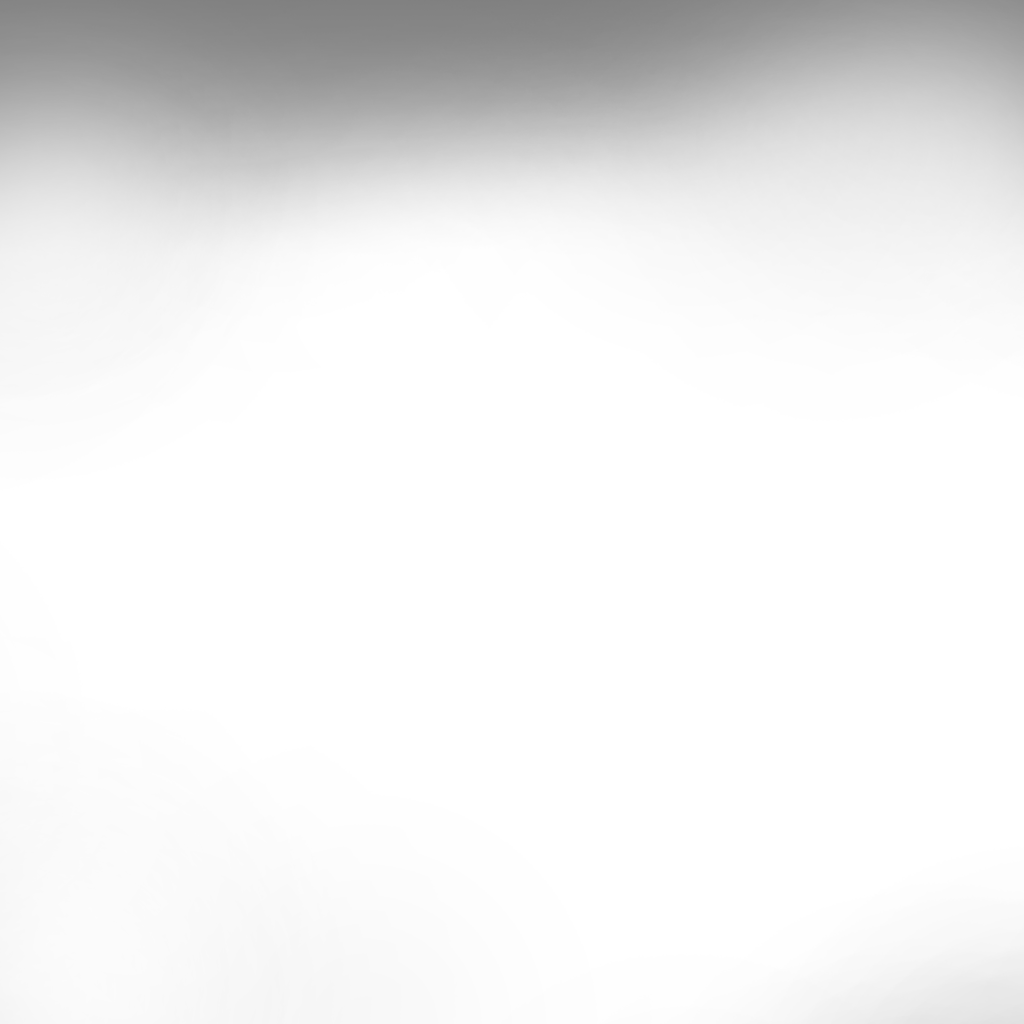
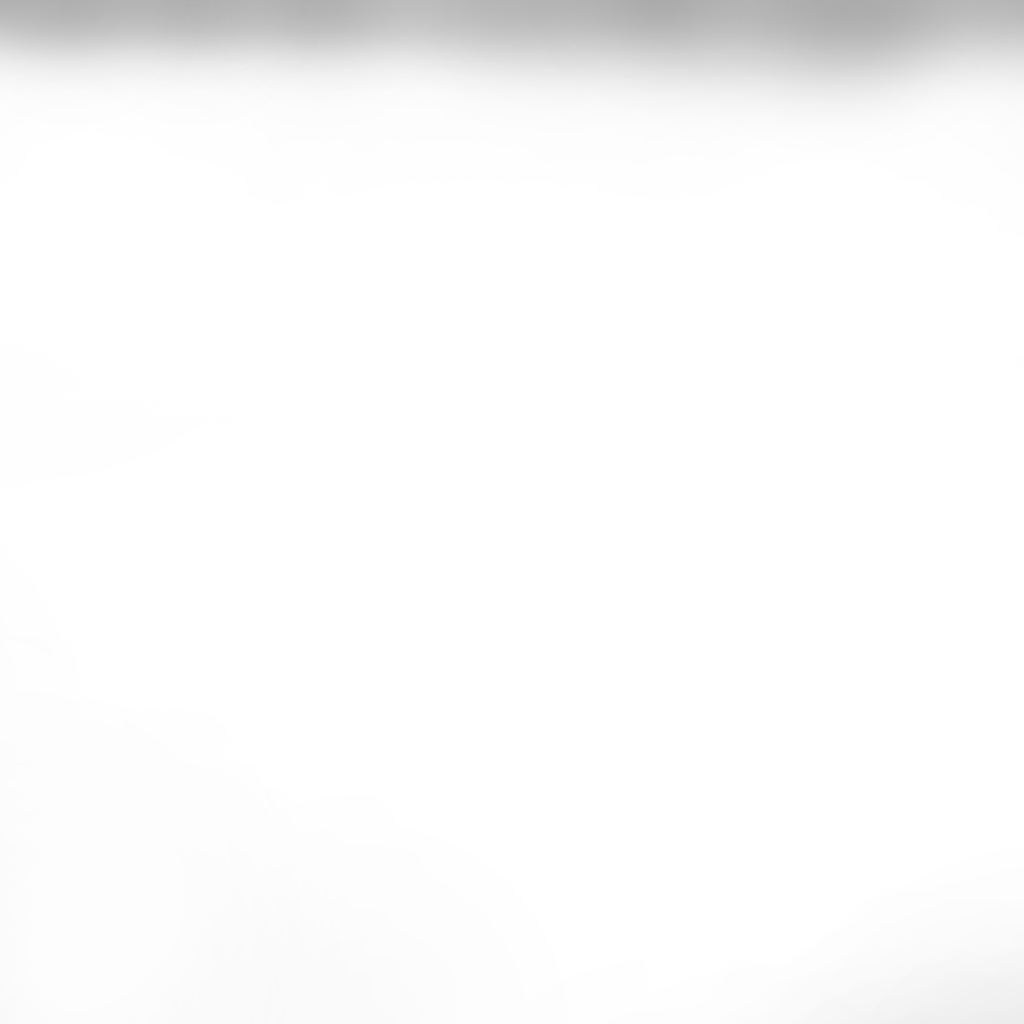
Layered file, before and after one edit (1024x1024). Changes by layer:
painted on "Layer 2" over (0, 0, 1024, 1024)
